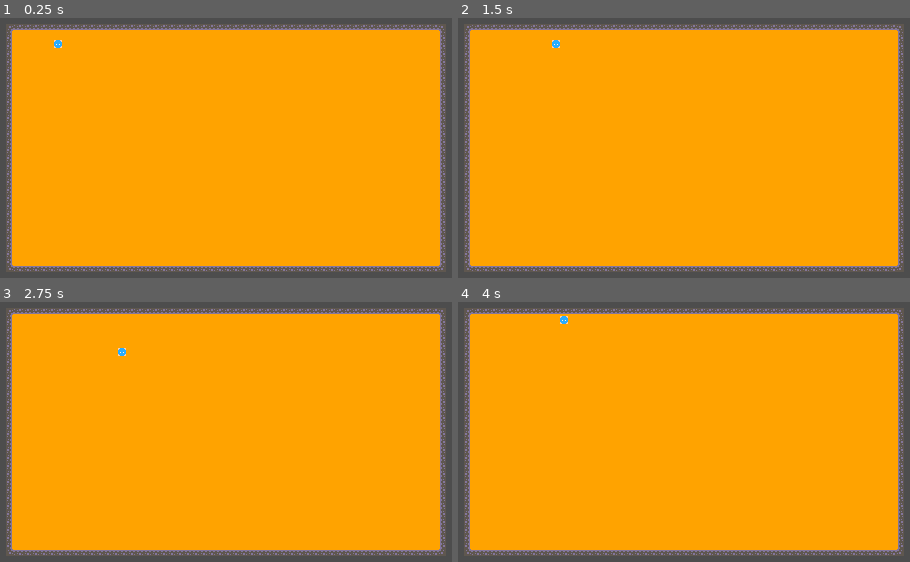
Above: before the commit, frames 1-4 (two rows, left to right).
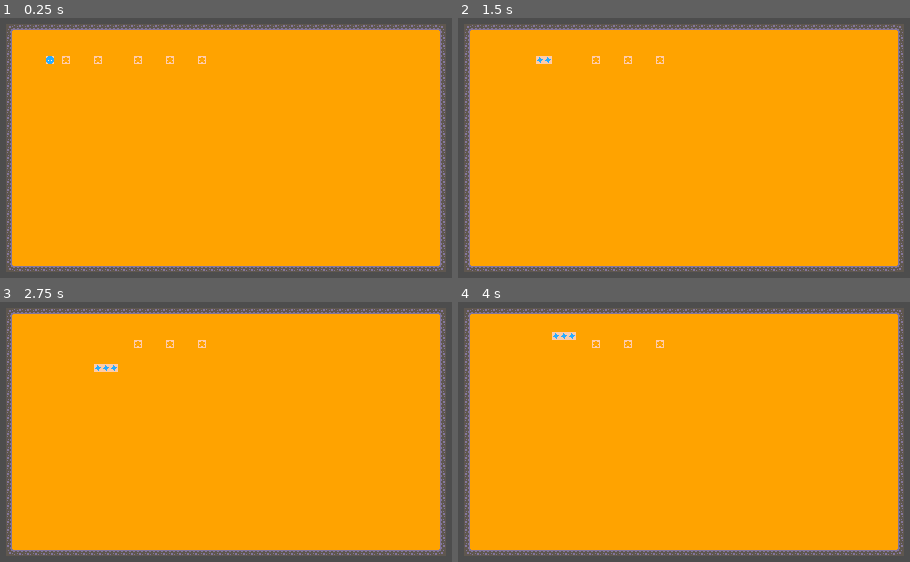
Above: after the commit, the same moments.

Repository: quiet-night-studio/snake
Game: Godot game, scene res://main.tscn
Two runs of this game, one before a commit and one after it. Both use one fixed random seed, a clock stepped at 60 frames per second and the inputs below.
Inputs:
- Up to frame 1 (0.25 s): no input
- Up to frame 2 (1.5 s): tap Enter at 0.5 s; hold Right (ui_right) 0.53-1.28 s; hold Down (ui_down) from 1.28 s (still down)
- Up to frame 3 (2.75 s): tap Space at 2 s; release Down (ui_down) at 2.03 s; hold Right (ui_right) from 2.03 s (still down)
- Up to frame 4 (4 s): tap Enter at 2.75 s; release Right (ui_right) at 2.78 s; hold Up (ui_up) 2.78-3.53 s; tap Space at 3.5 s; hold Left (ui_left) from 3.53 s (still down)

The runs differ from the first frame. In frame 1, 0.3% of the frame differs, in the area x 10-46%, y 8-18%; in frame 2, 0.3%; in frame 3, 0.3%, in the area x 20-46%, y 14-27%; in frame 4, 0.3%.

Commit message:
add snake body segments

Diff:
--- /dev/null
+++ b/main.gd
@@ -0,0 +1 @@
+extends Node2D
--- a/main.tscn
+++ b/main.tscn
@@ -1,7 +1,9 @@
-[gd_scene load_steps=5 format=4 uid="uid://bmiikbcamvexc"]
+[gd_scene load_steps=7 format=4 uid="uid://bmiikbcamvexc"]
 
+[ext_resource type="Script" path="res://main.gd" id="1_3edgq"]
 [ext_resource type="Texture2D" uid="uid://chtrccq3frjt4" path="res://assets/default/tilemap/tilemap_packed.png" id="1_4lja2"]
 [ext_resource type="PackedScene" uid="uid://df653y5n336mt" path="res://scenes/snake/snake.tscn" id="2_qofr4"]
+[ext_resource type="PackedScene" uid="uid://6erxmsmqaykn" path="res://scenes/food/food.tscn" id="3_sbamg"]
 
 [sub_resource type="TileSetAtlasSource" id="TileSetAtlasSource_diwpi"]
 texture = ExtResource("1_4lja2")
@@ -165,10 +167,29 @@
 sources/2 = SubResource("TileSetAtlasSource_diwpi")
 
 [node name="Main" type="Node2D"]
+script = ExtResource("1_3edgq")
 
 [node name="TileMapLayer" type="TileMapLayer" parent="."]
 tile_map_data = PackedByteArray("AAAIAAgAAgADAAAAAAAJAAgAAgAEAAAAAAAKAAgAAgAEAAAAAAALAAgAAgAEAAAAAAAMAAgAAgAEAAAAAAANAA …(27200 unchanged characters)…
 tile_set = SubResource("TileSet_jcb3g")
 
 [node name="Snake" parent="." instance=ExtResource("2_qofr4")]
-position = Vector2(104, 80)
+position = Vector2(96, 96)
+
+[node name="Food" parent="." instance=ExtResource("3_sbamg")]
+position = Vector2(120, 96)
+
+[node name="Food2" parent="." instance=ExtResource("3_sbamg")]
+position = Vector2(256, 96)
+
+[node name="Food3" parent="." instance=ExtResource("3_sbamg")]
+position = Vector2(224, 96)
+
+[node name="Food4" parent="." instance=ExtResource("3_sbamg")]
+position = Vector2(120, 96)
+
+[node name="Food5" parent="." instance=ExtResource("3_sbamg")]
+position = Vector2(192, 96)
+
+[node name="Food6" parent="." instance=ExtResource("3_sbamg")]
+position = Vector2(152, 96)
--- a/project.godot
+++ b/project.godot
@@ -15,8 +15,18 @@
 config/features=PackedStringArray("4.3", "Forward Plus")
 config/icon="res://icon.svg"
 
+[autoload]
+
+Signals="*res://signals.gd"
+
 [display]
 
 window/size/viewport_width=800
 window/size/viewport_height=600
 window/stretch/mode="viewport"
+
+[layer_names]
+
+2d_physics/layer_1="environment"
+2d_physics/layer_2="snake"
+2d_physics/layer_3="snake_body"
--- /dev/null
+++ b/scenes/food/food.gd
@@ -0,0 +1,10 @@
+extends Area2D
+
+
+func _ready() -> void:
+	body_entered.connect(_on_body_entered)
+
+
+func _on_body_entered(body: Node2D):
+	Signals.food_eaten.emit()
+	queue_free()
--- /dev/null
+++ b/scenes/food/food.tscn
@@ -0,0 +1,20 @@
+[gd_scene load_steps=4 format=3 uid="uid://6erxmsmqaykn"]
+
+[ext_resource type="Texture2D" uid="uid://np5y0ql7x16" path="res://assets/default/tiles/tile_0147.png" id="1_10bkj"]
+[ext_resource type="Script" path="res://scenes/food/food.gd" id="1_hviyj"]
+
+[sub_resource type="RectangleShape2D" id="RectangleShape2D_bgjt3"]
+size = Vector2(8, 8)
+
+[node name="Food" type="Area2D"]
+collision_layer = 0
+collision_mask = 2
+script = ExtResource("1_hviyj")
+
+[node name="CollisionShape2D" type="CollisionShape2D" parent="."]
+position = Vector2(4, 4)
+shape = SubResource("RectangleShape2D_bgjt3")
+
+[node name="Sprite2D" type="Sprite2D" parent="."]
+texture = ExtResource("1_10bkj")
+centered = false
--- a/scenes/snake/snake.gd
+++ b/scenes/snake/snake.gd
@@ -1,13 +1,23 @@
 extends CharacterBody2D
 
+var snake_body: PackedScene = preload("res://scenes/snake/snake_body.tscn")
+
 enum Direction { UP, DOWN, LEFT, RIGHT }
+
 var current_direction := Direction.RIGHT
 var move_timer := 0.0
 var move_delay := 0.2  # Adjust this to control snake speed
 var grid_size := 8  # Size of each movement step
 
+var pieces: Array
+var position_history: Array[Vector2]
+
+
 func _ready() -> void:
 	position = position.snapped(Vector2(grid_size, grid_size))
+	Signals.food_eaten.connect(_on_food_eaten)
+	position_history.push_front(position)
+
 
 func _physics_process(delta: float) -> void:
 	# This code adds constraints for some cases.
@@ -38,4 +48,22 @@
 
 		velocity = move_vector * (grid_size / delta)
 		move_and_slide()
+
 		position = position.snapped(Vector2(grid_size, grid_size))
+		position_history.push_front(position)
+
+		for i in range(pieces.size()):
+			var target_position = position_history[i]
+			pieces[i].position = target_position
+
+
+func _on_food_eaten() -> void:
+	var body_scene: Area2D = snake_body.instantiate()
+
+	if pieces.is_empty():
+		body_scene.position = position
+	else:
+		body_scene.position = pieces[-1].position
+
+	owner.call_deferred("add_child",body_scene)
+	pieces.append(body_scene)
--- a/scenes/snake/snake.tscn
+++ b/scenes/snake/snake.tscn
@@ -7,6 +7,8 @@
 size = Vector2(8, 8)
 
 [node name="Snake" type="CharacterBody2D"]
+collision_layer = 2
+collision_mask = 0
 script = ExtResource("1_fbf3u")
 
 [node name="CollisionShape2D" type="CollisionShape2D" parent="."]
--- /dev/null
+++ b/scenes/snake/snake_body.tscn
@@ -0,0 +1,19 @@
+[gd_scene load_steps=3 format=3 uid="uid://dosl1txtxa1fd"]
+
+[ext_resource type="Texture2D" uid="uid://txehyoexwpd1" path="res://assets/default/tiles/tile_0098.png" id="1_g1mfj"]
+
+[sub_resource type="RectangleShape2D" id="RectangleShape2D_dko68"]
+size = Vector2(8, 8)
+
+[node name="SnakeBody" type="Area2D"]
+position = Vector2(96, 88)
+collision_layer = 4
+collision_mask = 0
+
+[node name="CollisionShape2D" type="CollisionShape2D" parent="."]
+position = Vector2(4, 4)
+shape = SubResource("RectangleShape2D_dko68")
+
+[node name="Sprite2D" type="Sprite2D" parent="."]
+texture = ExtResource("1_g1mfj")
+centered = false
--- /dev/null
+++ b/signals.gd
@@ -0,0 +1,3 @@
+extends Node
+
+signal food_eaten
